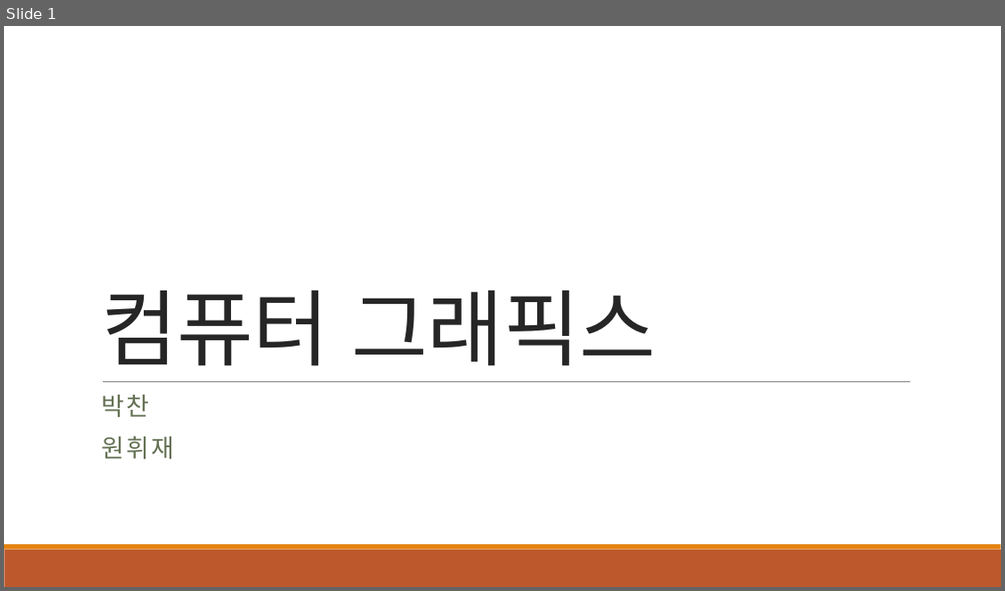
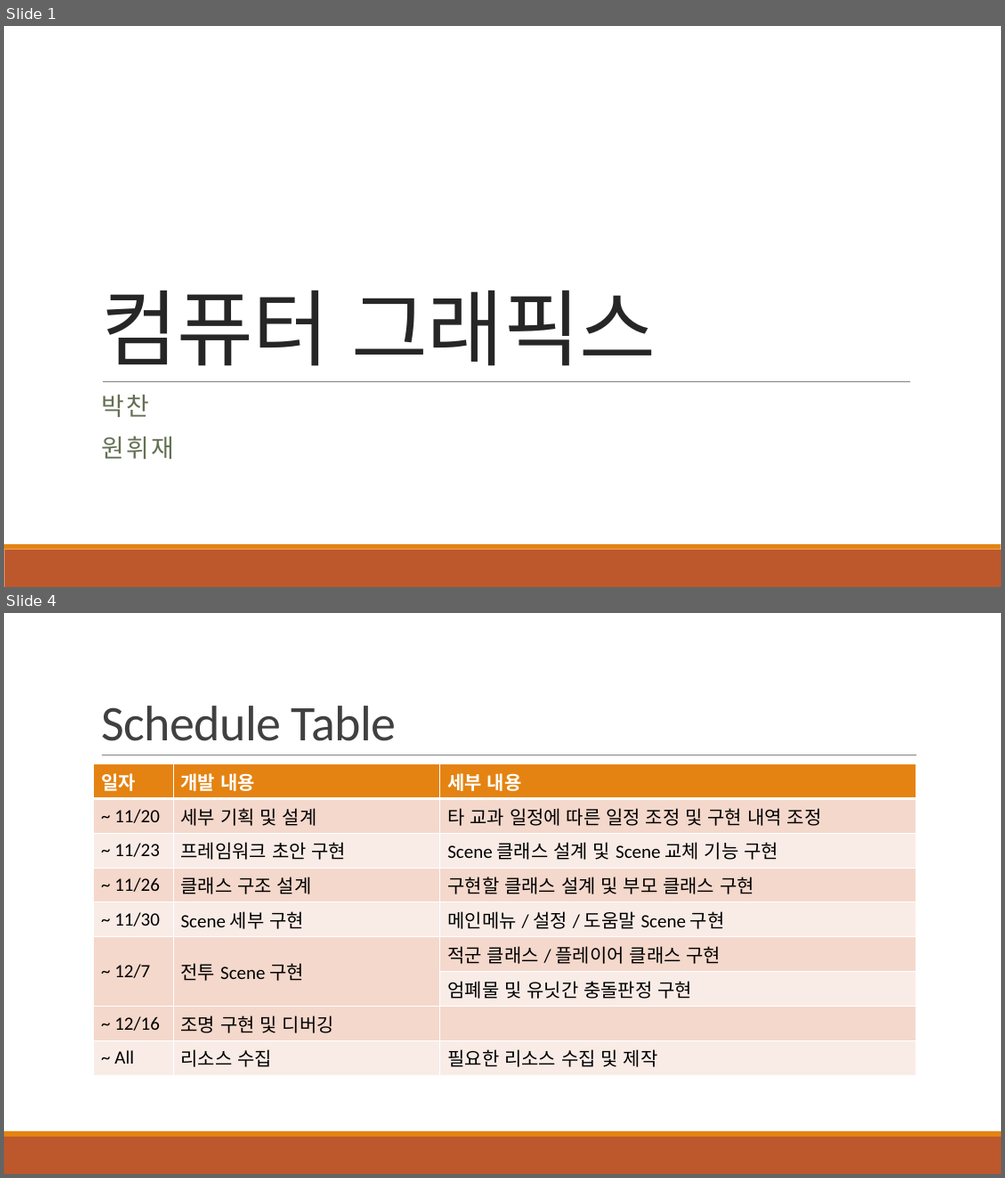
Before and after one commit to pcremnant/Computer-Graphics-Term-Project, a slide deck: ComputerGraphics TermProject.pptx. Shown one above the other, each under a label of ours: slide 1 before the commit, slides 1 and 4 after it; the slides between them are not shown. The pictures are 1005x591 and 1005x1178 pixels, drawn with LibreOffice and Linux fonts; fonts in the diff are those of the drawing. Boxes give left, top, right and bottom in pixels: in the first picture for what was removed or moved away, otherwise in the second. Text is boxed around its words. In the diff, an @@ line names an element or a change of style, - is before the commit and + after.

```diff
--- a/ComputerGraphics TermProject.pptx
+++ b/ComputerGraphics TermProject.pptx
@@ slide 4 added at bbox=[4, 613, 1001, 1174], background #FFFFFF; not listed: 2 template elements that a slide beside it also shows @@
@@ title added at bbox=[101, 706, 396, 741], 48 pt, text #404040 @@
+Schedule Table
@@ table added at bbox=[94, 764, 917, 1070], 9 rows, 3 columns @@
+일자 | 개발 내용 | 세부 내용
+~ 11/20 | 세부 기획 및 설계 | 타 교과 일정에 따른 일정 조정 및 구현 내역 조정
+~ 11/23 | 프레임워크 초안 구현 | Scene 클래스 설계 및 Scene 교체 기능 구현
+~ 11/26 | 클래스 구조 설계 | 구현할 클래스 설계 및 부모 클래스 구현
+~ 11/30 | Scene 세부 구현 | 메인메뉴 / 설정 / 도움말 Scene 구현
+~ 12/7 | 전투 Scene 구현 | 적군 클래스 / 플레이어 클래스 구현
+ |  | 엄폐물 및 유닛간 충돌판정 구현
+~ 12/16 | 조명 구현 및 디버깅 | 
+~ All | 리소스 수집 | 필요한 리소스 수집 및 제작
@@ line added from (102, 755) to (917, 755), #808080 0.5 pt @@
```
Also in this commit, not shown: 2 slides changed, 1 other slide added, 1 slide removed.
